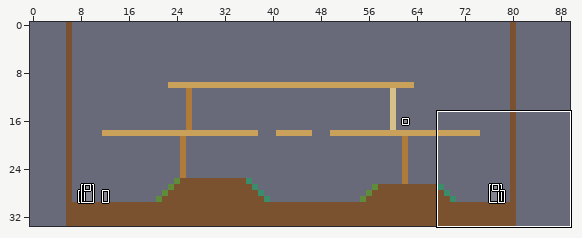
Level history. LDtk project: editor/fixtures/ldtk-verdant/world.ldtk. The picture above shows the old version from afar; the outline marks the close-up.
Close-up. Before:
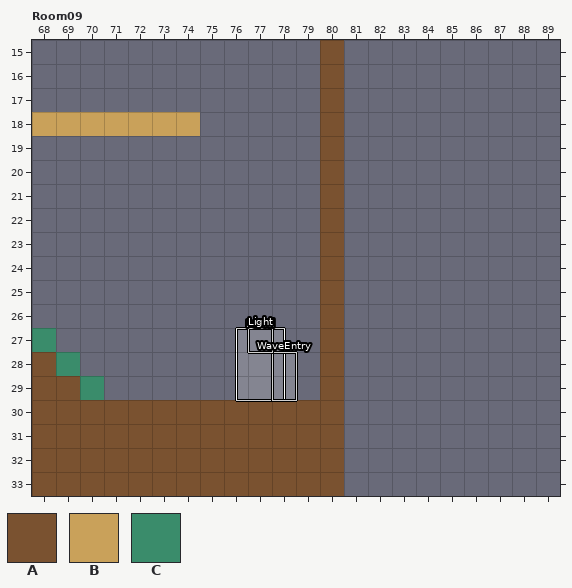
Cells are 16x16 px. Shown: Room09 x 68..89, y 15..33. The commit also changed other parts of the map, which this record leaves out. The old version is drawn lined up with the new one.
Key: from "Collision": A 1 "solid", B 2 "oneWay", C 4 "slopeDown".
_ is an empty cell.
Objects are placed by their top-left corner, in cells (3,4 is the top-left corner of cell 3,4); size is 1x1 cell unless given.
Layers that did not change in this view are not listed.
Layer "Collision" before, first column x 68:
15 ____________A_________
16 ____________A_________
17 ____________A_________
18 BBBBBBB_____A_________
19 ____________A_________
20 ____________A_________
21 ____________A_________
22 ____________A_________
23 ____________A_________
24 ____________A_________
25 ____________A_________
26 ____________A_________
27 C___________A_________
28 AC__________A_________
29 AAC_________A_________
30 AAAAAAAAAAAAA_________
31 AAAAAAAAAAAAA_________
32 AAAAAAAAAAAAA_________
33 AAAAAAAAAAAAA_________
Objects on layer "Entities" before:
"Portal" rectangle at 76.5,27 size 2x3
"WaveEntry" rectangle at 78,28 size 1x2
"Light" rectangle at 77,27
Now the later version:
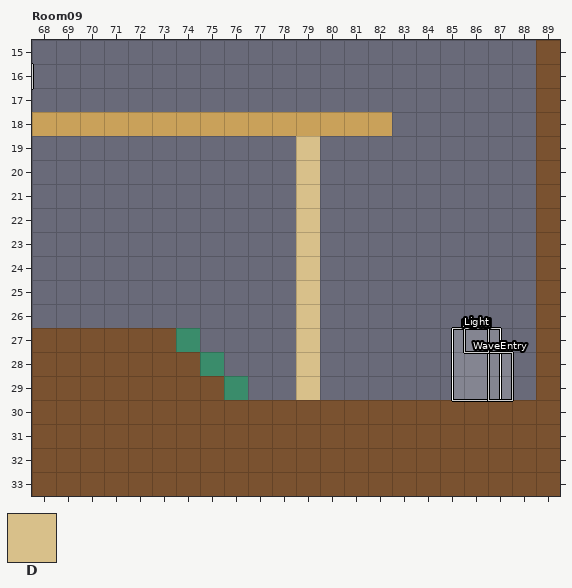
Further tiles: from "Collision": D 5 "rope".
Diff:
Changed rows in their new state; . is an unchanged cell.
map size 75x34 -> 90x34 cells (old content now starts at 6,0; both pictures use the new coordinates)
Layer "Collision":
first column x 68:
15 ............_........A
16 ............_........A
17 ............_........A
18 .......BBBBBBBB......A
19 ...........D_........A
20 ...........D_........A
21 ...........D_........A
22 ...........D_........A
23 ...........D_........A
24 ...........D_........A
25 ...........D_........A
26 ...........D_........A
27 AAAAAAC....D_........A
28 .AAAAAAC...D_........A
29 ..AAAAAAC..D_........A
30 .............AAAAAAAAA
31 .............AAAAAAAAA
32 .............AAAAAAAAA
33 .............AAAAAAAAA
Layer "Entities":
changed: "Portal" rectangle at 76.5,27 size 2x3 -> "Portal" rectangle at 85.5,27 size 2x3
changed: "WaveEntry" rectangle at 78,28 size 1x2 -> "WaveEntry" rectangle at 87,28 size 1x2
changed: "Light" rectangle at 77,27 -> "Light" rectangle at 86,27
